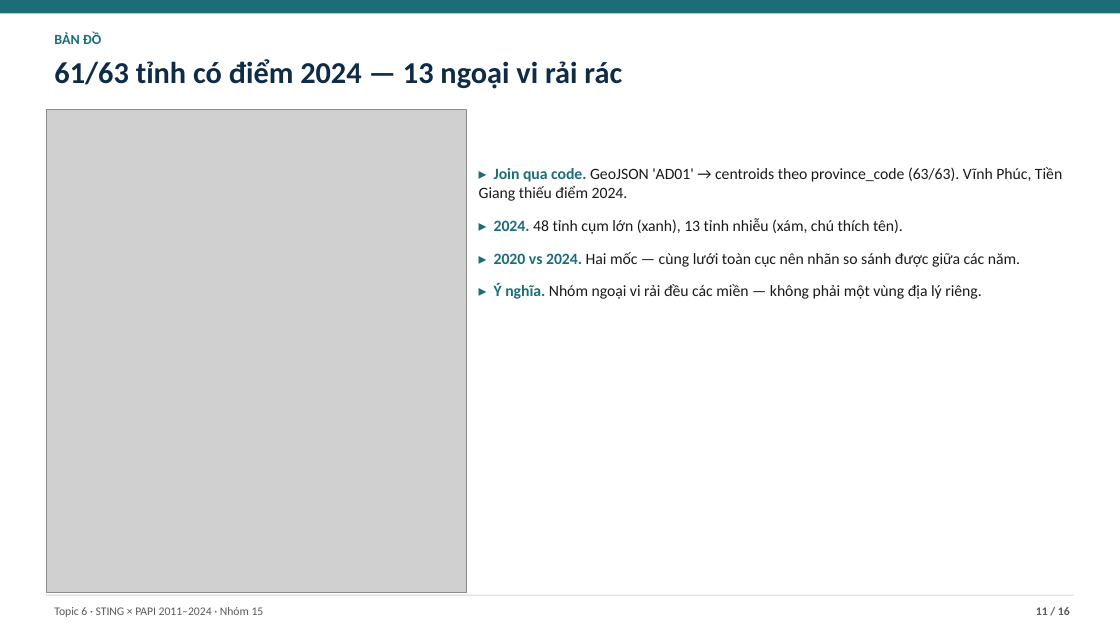
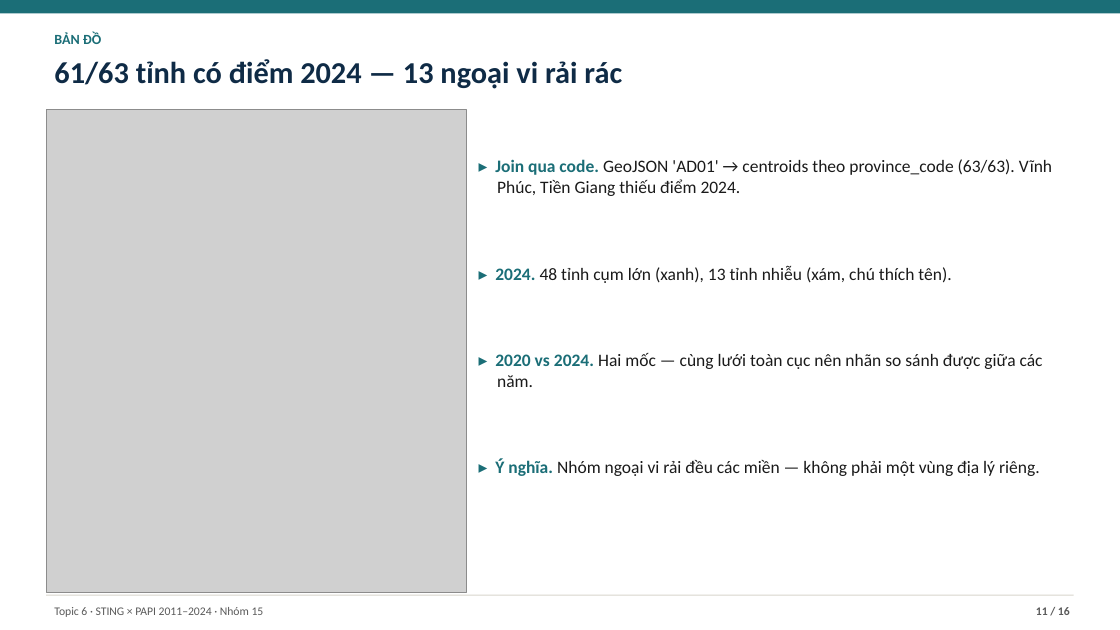
Before and after one commit to JasonTM17/Grid_Based_Sociology, a slide deck: slide 11 of slides/final.pptx. Drawn at 1120x630 pixels with LibreOffice and Linux fonts; fonts in the diff are those of the drawing; grey boxes stand for pictures. Boxes give left, top, right and bottom in pixels: in the first picture for what was removed or moved away, otherwise in the second. Text is boxed around its words. In the diff, an @@ line names an element or a change of style, - is before the commit and + after.

```diff
--- a/slides/final.pptx
+++ b/slides/final.pptx
@@ text "▸ Join qua code. GeoJSON ...": place and size @@
-text "▸ Join qua code. GeoJSON ..." at (479, 167, 1062, 299)
+text "▸ Join qua code. GeoJSON ..." at (495, 159, 1052, 476)
@@ text "▸ Join qua code. GeoJSON ..." at (495, 159, 1052, 476): size 13.5 to 15 pt; indent changed; more space between paragraphs @@
```
Also in this commit, not shown: 12 other slides changed, 2 other files.
